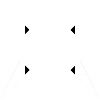
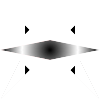
Revision of a layered 100 × 100 image; what changed, layer by layer:
painted on "Another layer" over [0, 40, 100, 60]
